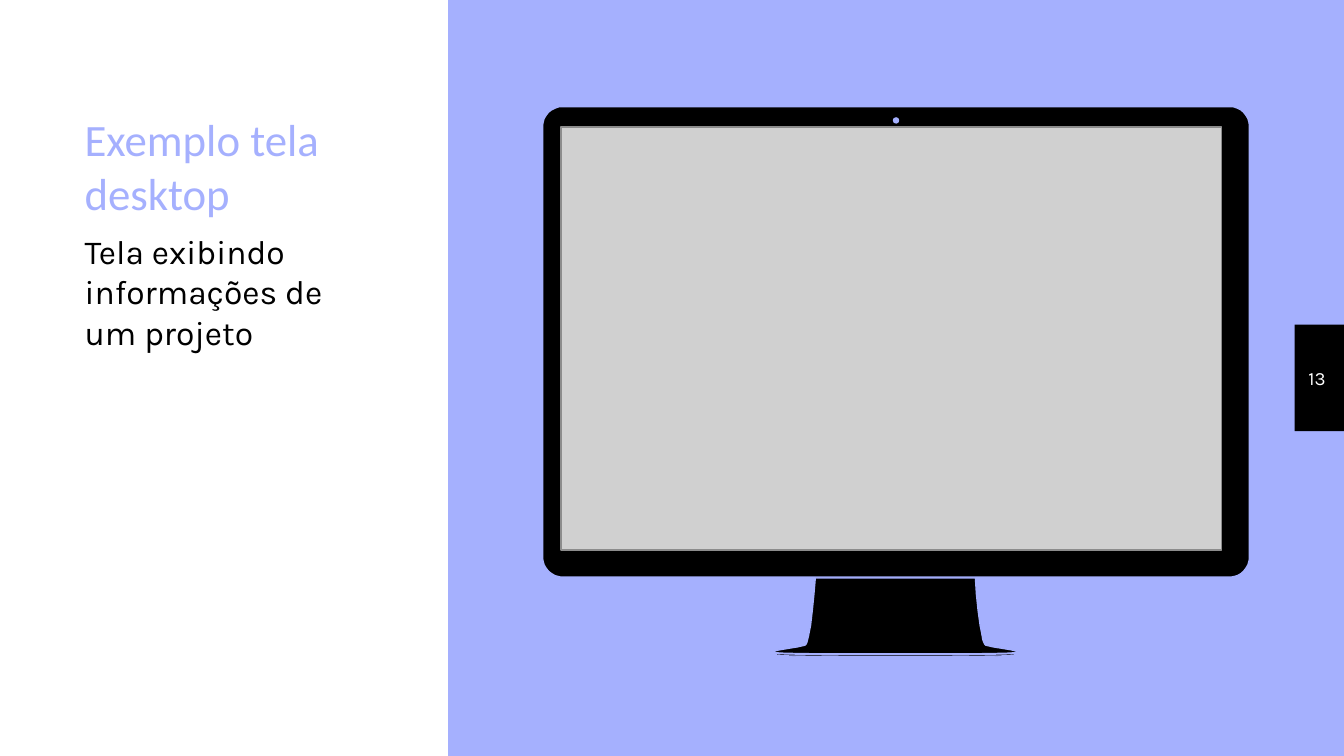
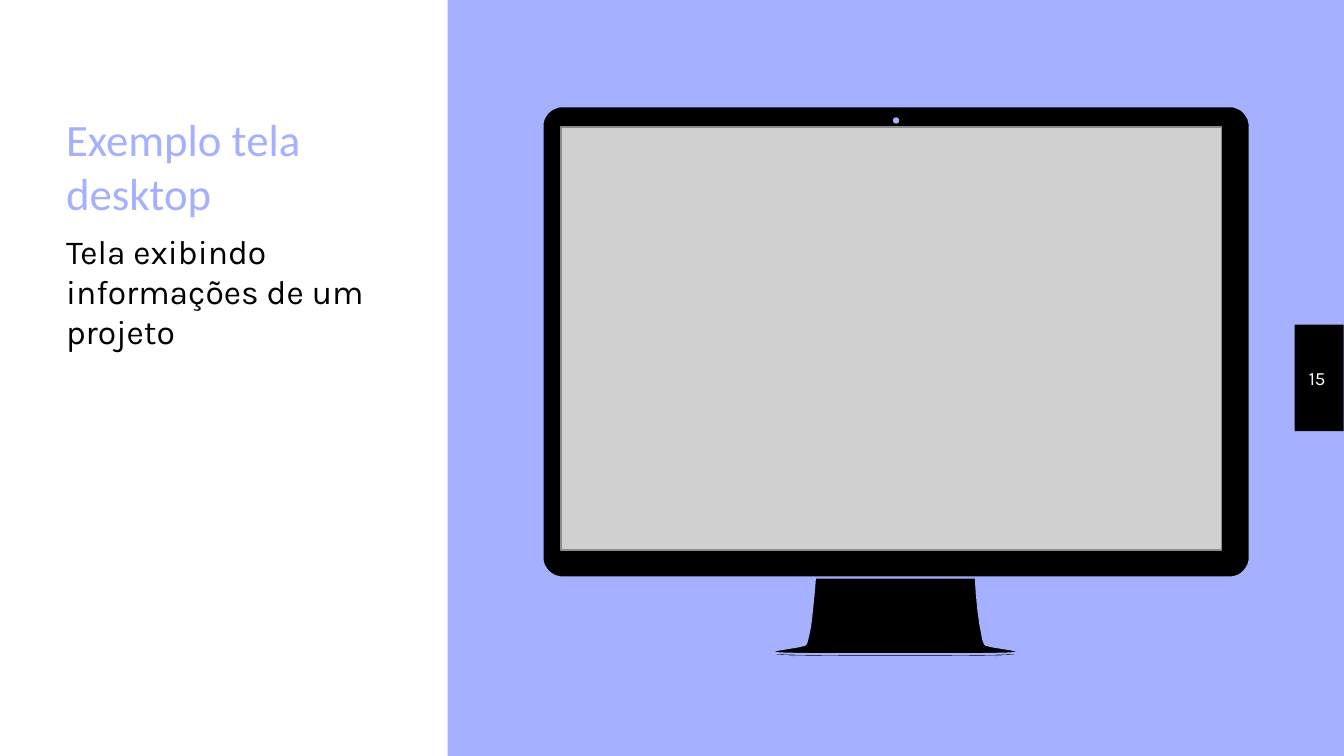
Before and after one commit to lynconEBB/Plataforma-Lasse, a slide deck: slide 15 of Documentation/ApresentacaoPFC.pptx (slide 13 before the commit). Drawn at 1344x756 pixels with LibreOffice and Linux fonts; fonts in the diff are those of the drawing; grey boxes stand for pictures. Boxes give left, top, right and bottom in pixels: in the first picture for what was removed or moved away, otherwise in the second. Text is boxed around its words. In the diff, an @@ line names an element or a change of style, - is before the commit and + after.

```diff
--- a/Documentation/ApresentacaoPFC.pptx
+++ b/Documentation/ApresentacaoPFC.pptx
@@ text "Exemplo tela desktop" rewrapped from [85, 125, 322, 353] to [66, 125, 364, 353] @@
@@ page number at [1309, 373, 1326, 385]: text changed @@
-13
+15
```
Also in this commit, not shown: 12 other slides changed, 2 slides added, 46 other files.
